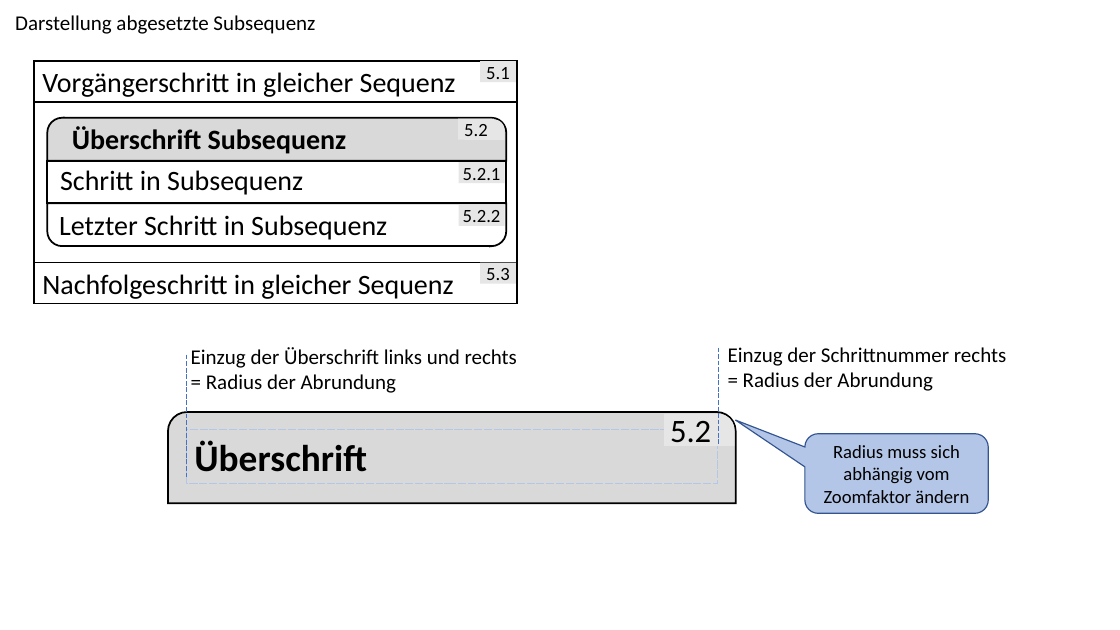
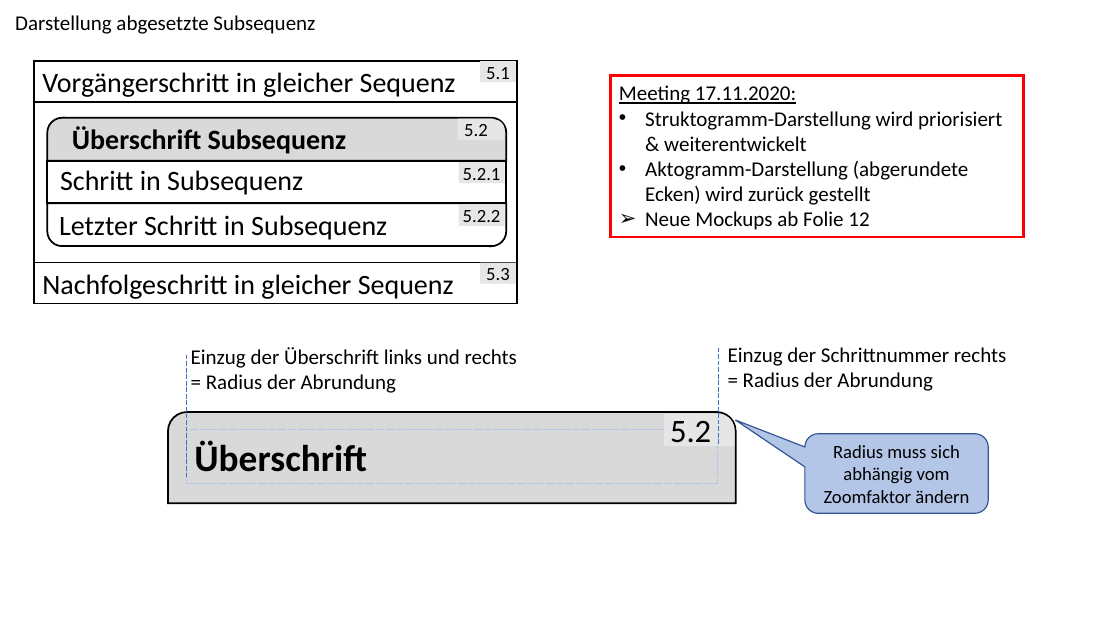
Before and after one commit to jlessner/specman, a slide deck: slide 3 of specifications/specman-layouts.pptx. Drawn at 1120x630 pixels with LibreOffice and Linux fonts; fonts in the diff are those of the drawing. Boxes give left, top, right and bottom in pixels: in the first picture for what was removed or moved away, otherwise in the second. Text is boxed around its words. In the diff, an @@ line names an element or a change of style, - is before the commit and + after.

```diff
--- a/specifications/specman-layouts.pptx
+++ b/specifications/specman-layouts.pptx
@@ rectangle added at (611, 76, 1024, 237), fill #FFFFFF, outline #FF0000 2.25 pt, 18 pt, text #000000 @@
+Meeting 17.11.2020:
+• Struktogramm-Darstellung wird priorisiert & weiterentwickelt
+• Aktogramm-Darstellung (abgerundete Ecken) wird zurück gestellt
+➢ Neue Mockups ab Folie 12
```
Also in this commit, not shown: 2 other slides changed, 13 slides added, 1 slide removed, 1 other file.
